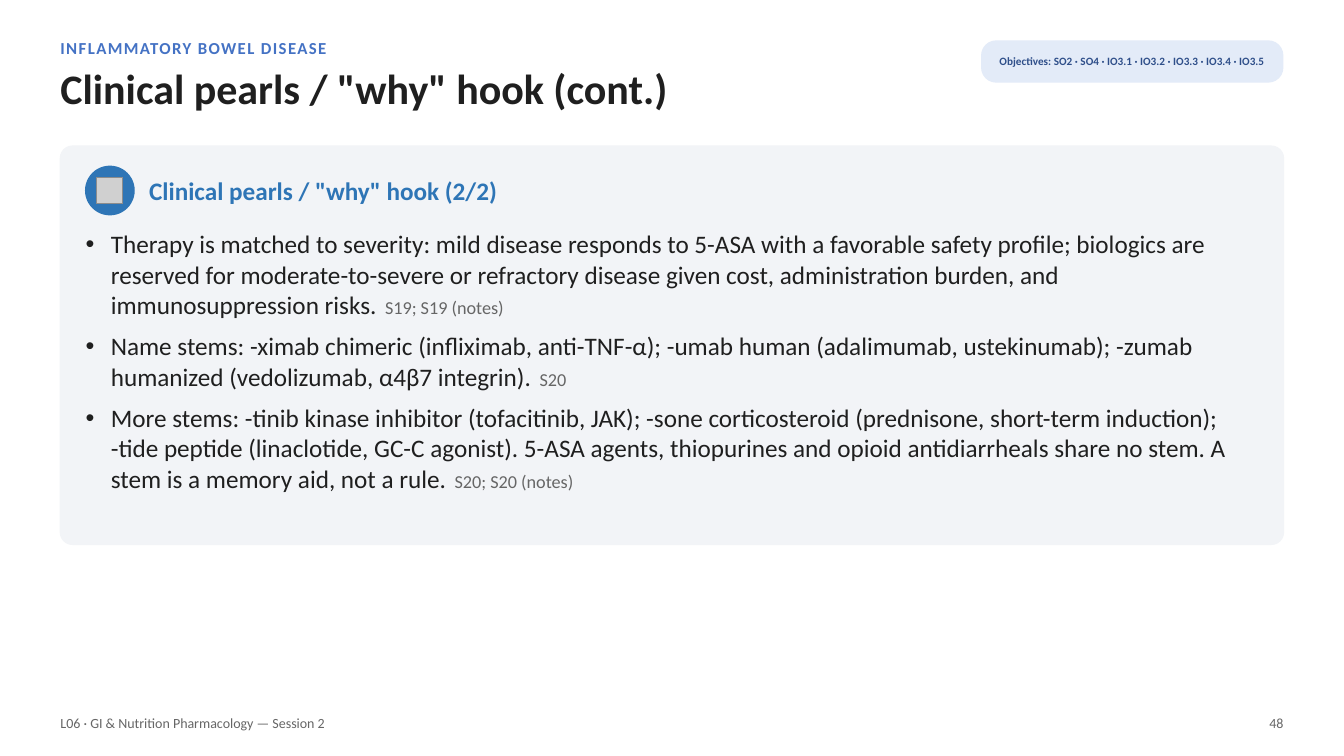
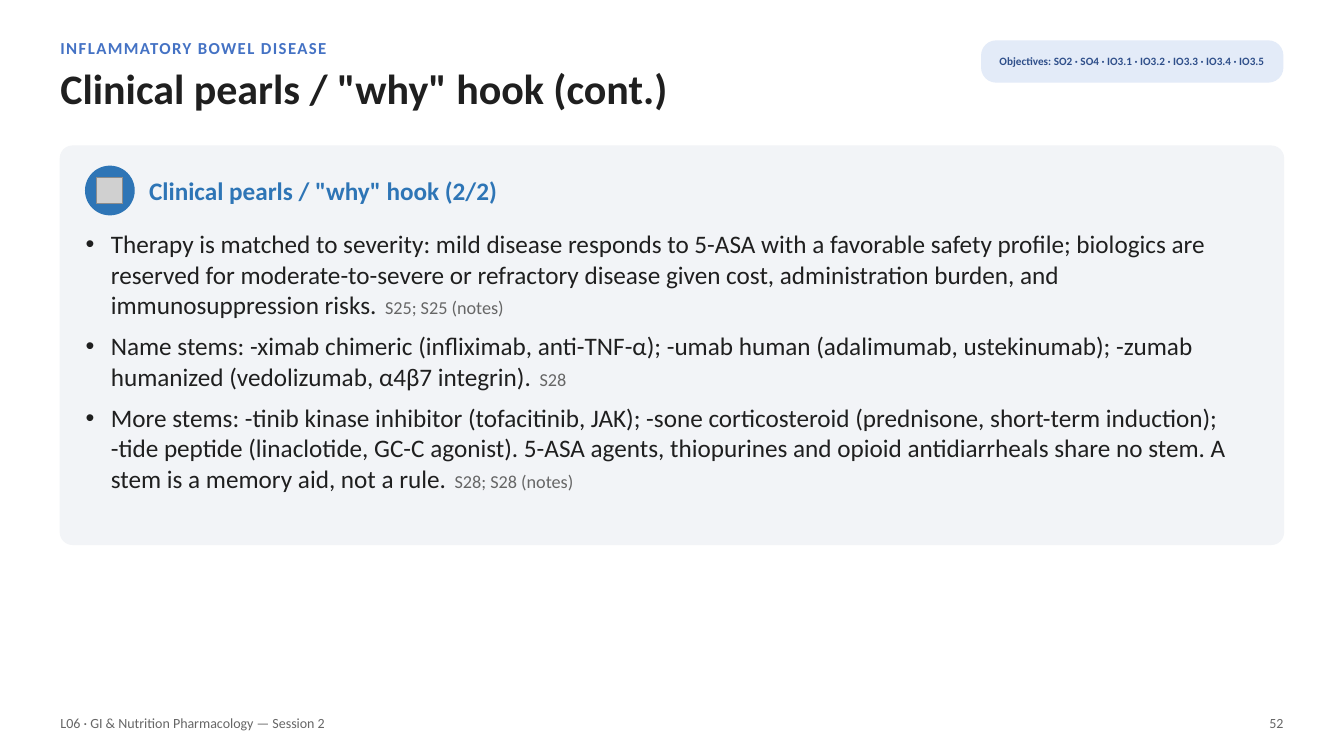
Before and after one commit to bishwokrit/DPAS-Pharm, a slide deck: slide 52 of outputs/L06/L06_Unit_3_GI_Nutrition_Session_2_study_deck.pptx (slide 48 before the commit). Drawn at 1344x756 pixels with LibreOffice and Linux fonts; fonts in the diff are those of the drawing; grey boxes stand for pictures. Boxes give left, top, right and bottom in pixels: in the first picture for what was removed or moved away, otherwise in the second. Text is boxed around its words. In the diff, an @@ line names an element or a change of style, - is before the commit and + after.

```diff
--- a/outputs/L06/L06_Unit_3_GI_Nutrition_Session_2_study_deck.pptx
+++ b/outputs/L06/L06_Unit_3_GI_Nutrition_Session_2_study_deck.pptx
@@ text at <box>111,235,1226,492</box>: text changed @@
-• Therapy is matched to severity: mild disease responds to 5-ASA with a favorable safety profile; biologics are reserved for moderate-to-severe or refractory disease given cost, administration burden, and immunosuppression risks. S19; S19 (notes)
-• Name stems: -ximab chimeric (infliximab, anti-TNF-α); -umab human (adalimumab, ustekinumab); -zumab humanized (vedolizumab, α4β7 integrin). S20
-• More stems: -tinib kinase inhibitor (tofacitinib, JAK); -sone corticosteroid (prednisone, short-term induction); -tide peptide (linaclotide, GC-C agonist). 5-ASA agents, thiopurines and opioid antidiarrheals share no stem. A stem is a memory aid, not a rule. S20; S20 (notes)
+• Therapy is matched to severity: mild disease responds to 5-ASA with a favorable safety profile; biologics are reserved for moderate-to-severe or refractory disease given cost, administration burden, and immunosuppression risks. S25; S25 (notes)
+• Name stems: -ximab chimeric (infliximab, anti-TNF-α); -umab human (adalimumab, ustekinumab); -zumab humanized (vedolizumab, α4β7 integrin). S28
+• More stems: -tinib kinase inhibitor (tofacitinib, JAK); -sone corticosteroid (prednisone, short-term induction); -tide peptide (linaclotide, GC-C agonist). 5-ASA agents, thiopurines and opioid antidiarrheals share no stem. A stem is a memory aid, not a rule. S28; S28 (notes)
@@ text at <box>1269,719,1283,728</box>: text changed @@
-48
+52
```
Also in this commit, not shown: 107 other slides changed, 10 slides added, 35 other files.
